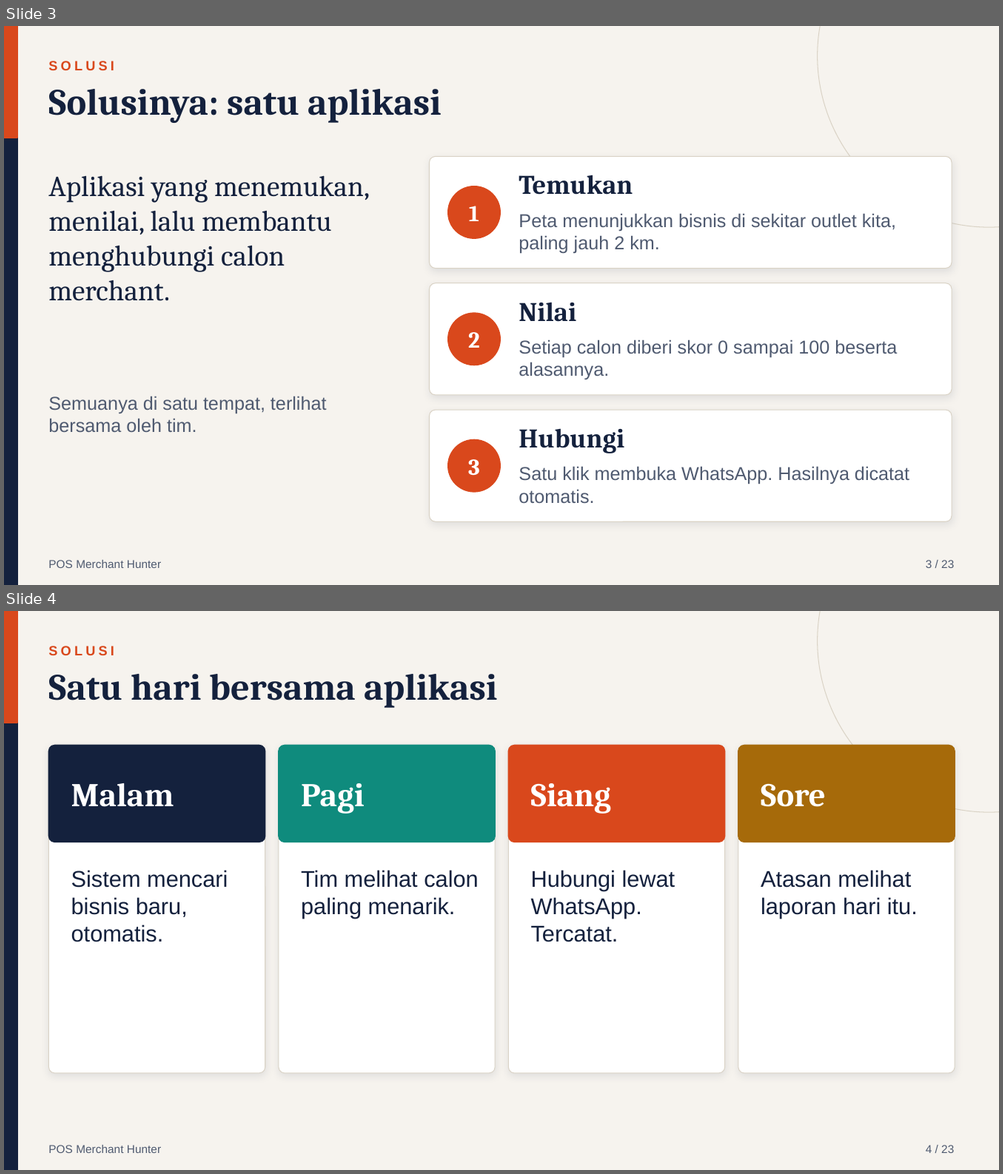
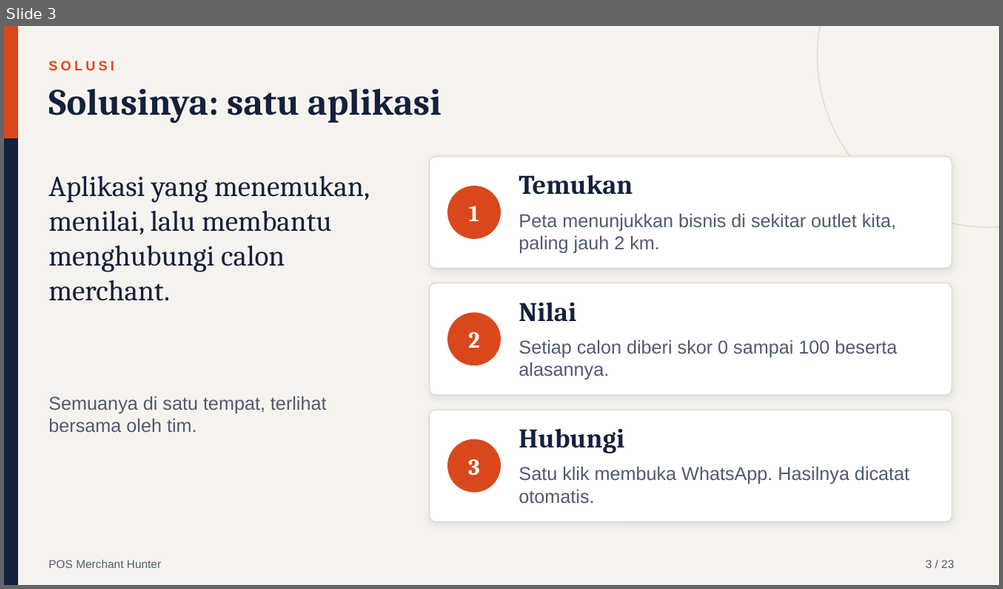
Before and after one commit to ziancuk/merchant-hunter, a slide deck: POS-Merchant-Hunter_Presentasi-Manajemen.pptx. Shown one above the other, each under a label of ours: slides 3 and 4 before the commit, slide 3 after it. The pictures are 1003x1174 and 1003x589 pixels, drawn with LibreOffice and Linux fonts; fonts in the diff are those of the drawing. Boxes give left, top, right and bottom in pixels: in the first picture for what was removed or moved away, otherwise in the second. Text is boxed around its words. In the diff, an @@ line names an element or a change of style, - is before the commit and + after.

```diff
--- a/POS-Merchant-Hunter_Presentasi-Manajemen.pptx
+++ b/POS-Merchant-Hunter_Presentasi-Manajemen.pptx
@@ slide 4 removed at (4,611,999,1170), background #F6F3EE @@
@@ rectangle removed at (4,611,17,1170) @@
@@ rectangle removed at (4,611,17,723) @@
@@ ellipse removed at (817,611,999,812) @@
@@ text removed at (48,646,114,655) @@
-SOLUSI
@@ text removed at (48,674,497,708) @@
-Satu hari bersama aplikasi
@@ rounded rectangle removed at (48,745,265,1073) @@
@@ rounded rectangle removed at (48,745,265,843) @@
@@ rounded rectangle removed at (279,745,495,1073) @@
@@ rounded rectangle removed at (279,745,495,843) @@
@@ rounded rectangle removed at (509,745,725,1073) @@
@@ rounded rectangle removed at (509,745,725,843) @@
@@ rounded rectangle removed at (738,745,955,1073) @@
@@ rounded rectangle removed at (738,745,955,843) @@
@@ text removed at (71,783,174,807) @@
-Malam
@@ text removed at (301,783,364,814) @@
-Pagi
@@ text removed at (531,783,611,814) @@
-Siang
@@ text removed at (760,783,825,807) @@
-Sore
@@ text removed at (71,870,227,943) @@
-Sistem mencari bisnis baru, otomatis.
@@ text removed at (301,870,478,919) @@
-Tim melihat calon paling menarik.
@@ text removed at (531,870,675,943) @@
-Hubungi lewat WhatsApp. Tercatat.
@@ text removed at (760,870,917,919) @@
-Atasan melihat laporan hari itu.
@@ text removed at (48,1145,161,1153) @@
-POS Merchant Hunter
@@ text removed at (925,1145,953,1153) @@
-4 / 23
```
Also in this commit, not shown: 3 slides changed.
